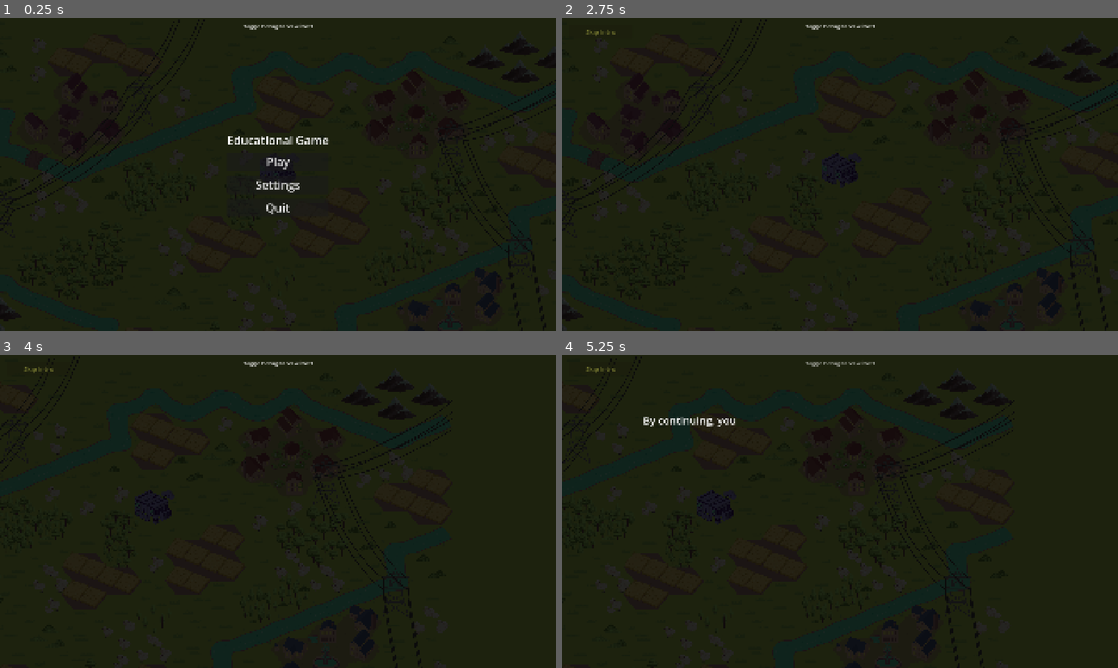
Above: before the commit, frames 1-4 (two rows, left to right).
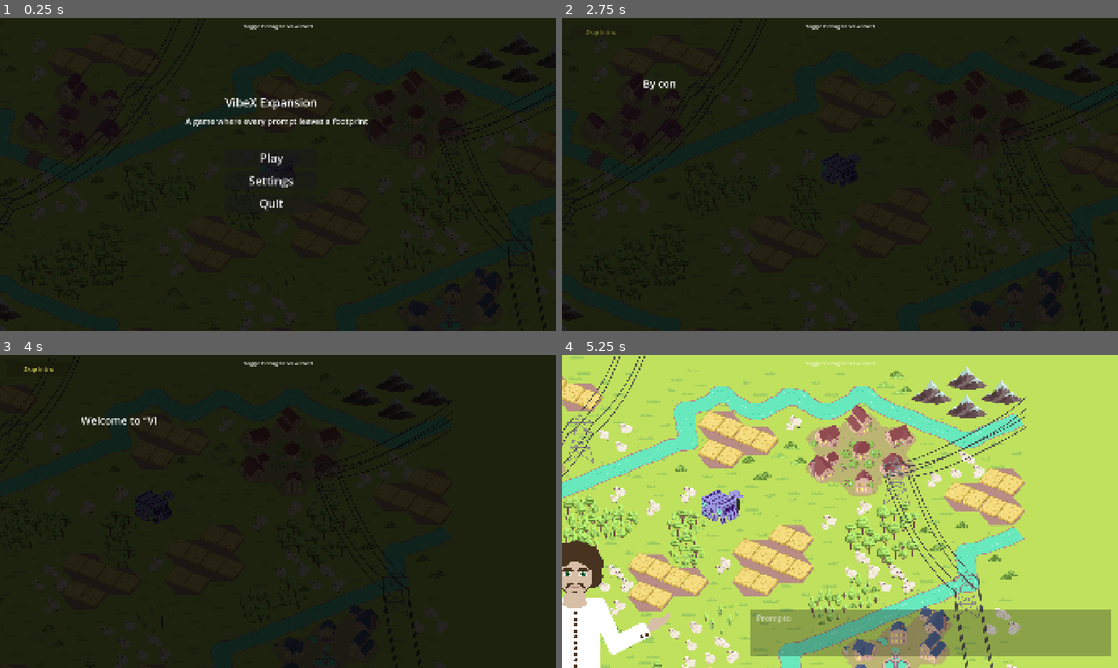
Above: after the commit, the same moments.

Repository: krishna3960/EducationTechnology
Game: Godot game, scene res://Scenes/menu.tscn
Same seed, same stepped clock (60 frames per second), same inputs: the game is played once before the commit and once after it. The engine's default icon, where the game draws it, is replaced by a stand-in: a white triangle on a blue panel in a dark square.
Inputs (mouse positions are in pixels of both pictures, inside the frame that each line leads up to):
- Up to frame 1 (0.25 s): no input
- Up to frame 2 (2.75 s): click "Settings" at 0.5 s; click "Back" at 1.25 s; click "Play" at 2 s
- Up to frame 3 (4 s): tap Enter (ui_accept) at 2.75 s; move the mouse to (400, 495) at 2.77 s; hold D (move_right) 2.78-3.5 s; hold Enter (ui_accept) 2.78-3.5 s; click (400, 495) at 2.92 s; click (266, 589) at 3.5 s, where only the run after the commit has a clickable "Continue"
- Up to frame 4 (5.25 s): click (600, 367) at 4.25 s, where only the run after the commit has a clickable "Skip Intro"; click (600, 367) at 5 s, where only the run after the commit has a clickable "Skip Intro"

The runs differ from the first frame. In frame 1, 1.5% of the frame differs, in the area x 33-67%, y 25-63%; in frame 2, less than 0.1%; in frame 3, 0.2%; in frame 4, 100%, in the area x 0-100%, y 0-100%.

Commit message:
bring back changes

Diff:
--- a/educational-game/Scenes/Stages/01_intro_stage.tscn
+++ b/educational-game/Scenes/Stages/01_intro_stage.tscn
@@ -30,31 +30,10 @@
 border_width_right = 5
 border_width_bottom = 5
 
-[sub_resource type="StyleBoxFlat" id="StyleBoxFlat_aqqes"]
-bg_color = Color(0, 0, 0, 1)
-border_width_left = 5
-border_width_top = 5
-border_width_right = 5
-border_width_bottom = 5
-
-[sub_resource type="StyleBoxFlat" id="StyleBoxFlat_tseg5"]
-bg_color = Color(1, 0, 0, 1)
-corner_radius_top_left = 70
-corner_radius_top_right = 70
-corner_radius_bottom_right = 70
-corner_radius_bottom_left = 70
-
-[sub_resource type="StyleBoxFlat" id="StyleBoxFlat_ecit4"]
-corner_radius_top_left = 70
-corner_radius_top_right = 70
-corner_radius_bottom_right = 70
-corner_radius_bottom_left = 70
-
 [node name="2TestHere" type="Node2D" unique_id=885598074]
 script = ExtResource("1_8qp1f")
 
 [node name="UILayer" type="CanvasLayer" parent="." unique_id=-2061257295]
-
 
 [node name="Control_intro" type="Control" parent="UILayer" unique_id=1903783701]
 layout_mode = 3
@@ -62,15 +41,10 @@
 offset_right = 40.0
 offset_bottom = 40.0
 
-[node name="DarkTint" type="ColorRect" parent="UILayer/Control_intro" unique_id=631610284]
-layout_mode = 1
+[node name="DarkTint" type="ColorRect" parent="UILayer" unique_id=631610284]
 anchors_preset = 15
 anchor_right = 1.0
 anchor_bottom = 1.0
-offset_left = -56.0
-offset_top = -2.0
-offset_right = 1909.0
-offset_bottom = 1048.0
 grow_horizontal = 2
 grow_vertical = 2
 mouse_filter = 2
@@ -114,6 +88,7 @@
 offset_top = 200.0
 offset_right = 1640.0
 offset_bottom = 737.0
+mouse_filter = 2
 theme_override_colors/default_color = Color(1, 1, 1, 1)
 theme_override_font_sizes/normal_font_size = 36
 
@@ -124,6 +99,7 @@
 offset_top = 200.0
 offset_right = 1640.0
 offset_bottom = 680.0
+mouse_filter = 2
 theme_override_colors/default_color = Color(1, 1, 1, 1)
 theme_override_font_sizes/normal_font_size = 36
 
@@ -151,30 +127,17 @@
 
 [node name="HintButton" type="Button" parent="CanvasLayer" unique_id=957956890]
 z_index = 30
-offset_left = 665.0
-offset_top = 431.0
-offset_right = 1237.0
-offset_bottom = 683.0
+offset_left = 1153.0
+offset_top = 524.0
+offset_right = 1890.0
+offset_bottom = 776.0
+mouse_filter = 2
 theme_override_font_sizes/font_size = 40
 theme_override_styles/normal = SubResource("StyleBoxFlat_2015y")
-theme_override_styles/hover = SubResource("StyleBoxFlat_aqqes")
-text = "Click somewhere on the screen to continue after the dialog finishes."
+disabled = true
+text = "Click anywhere on the screen to continue after the dialog finishes."
 autowrap_mode = 2
 icon_alignment = 1
 vertical_icon_alignment = 0
 
-[node name="Button" type="Button" parent="CanvasLayer/HintButton" unique_id=1772132401]
-layout_mode = 0
-offset_left = 542.0
-offset_top = -19.0
-offset_right = 589.0
-offset_bottom = 26.0
-theme_override_font_sizes/font_size = 30
-theme_override_styles/normal = SubResource("StyleBoxFlat_tseg5")
-theme_override_styles/hover = SubResource("StyleBoxFlat_ecit4")
-text = "X"
-
-[connection signal="pressed" from="UILayer/Control_intro/Button" to="." method="_button_pressed"]
-[connection signal="pressed" from="UILayer/Control_intro/UserConsentButton" to="." method="_on_user_consent_button_pressed"]
 [connection signal="pressed" from="UILayer/StartButtonHolder/Button_to_stage_1" to="." method="_start_scene_1"]
-[connection signal="pressed" from="CanvasLayer/HintButton/Button" to="." method="_on_cross_button_pressed"]
--- a/educational-game/Scenes/menu.tscn
+++ b/educational-game/Scenes/menu.tscn
@@ -33,31 +33,46 @@
 grow_horizontal = 2
 grow_vertical = 2
 
-[node name="VBoxContainer" type="VBoxContainer" parent="UILayer/CenterContainer" unique_id=145681328]
-layout_mode = 2
-theme_override_constants/separation = 16
+[node name="Node2D" type="Node2D" parent="UILayer/CenterContainer" unique_id=1566559723]
+position = Vector2(778, 264)
 
-[node name="Title" type="Label" parent="UILayer/CenterContainer/VBoxContainer" unique_id=1036657677]
-layout_mode = 2
+[node name="Title" type="Label" parent="UILayer/CenterContainer/Node2D" unique_id=1036657677]
+offset_right = 318.0
+offset_bottom = 55.0
 theme_override_font_sizes/font_size = 40
-text = "Educational Game"
+text = "VibeX Expansion"
 horizontal_alignment = 1
 
-[node name="PlayButton" type="Button" parent="UILayer/CenterContainer/VBoxContainer" unique_id=1125806759]
+[node name="subtitle" type="Label" parent="UILayer/CenterContainer/Node2D" unique_id=167058957]
+offset_left = -277.0
+offset_top = 73.0
+offset_right = 632.0
+offset_bottom = 128.0
+theme_override_font_sizes/font_size = 28
+text = "A game where every prompt leaves a footprint"
+horizontal_alignment = 1
+
+[node name="PlayButton" type="Button" parent="UILayer/CenterContainer/Node2D" unique_id=1125806759]
 custom_minimum_size = Vector2(200, 50)
-layout_mode = 2
+offset_top = 187.0
+offset_right = 318.0
+offset_bottom = 250.0
 theme_override_font_sizes/font_size = 40
 text = "Play"
 
-[node name="SettingsButton" type="Button" parent="UILayer/CenterContainer/VBoxContainer" unique_id=1558918710]
+[node name="SettingsButton" type="Button" parent="UILayer/CenterContainer/Node2D" unique_id=1558918710]
 custom_minimum_size = Vector2(200, 50)
-layout_mode = 2
+offset_top = 266.0
+offset_right = 318.0
+offset_bottom = 329.0
 theme_override_font_sizes/font_size = 40
 text = "Settings"
 
-[node name="QuitButton" type="Button" parent="UILayer/CenterContainer/VBoxContainer" unique_id=678476123]
+[node name="QuitButton" type="Button" parent="UILayer/CenterContainer/Node2D" unique_id=678476123]
 custom_minimum_size = Vector2(200, 50)
-layout_mode = 2
+offset_top = 345.0
+offset_right = 318.0
+offset_bottom = 408.0
 theme_override_font_sizes/font_size = 40
 text = "Quit"
 
@@ -106,9 +121,9 @@
 theme_override_font_sizes/font_size = 40
 text = "Back"
 
-[connection signal="pressed" from="UILayer/CenterContainer/VBoxContainer/PlayButton" to="." method="_on_play_pressed"]
-[connection signal="pressed" from="UILayer/CenterContainer/VBoxContainer/SettingsButton" to="." method="_on_settings_pressed"]
-[connection signal="pressed" from="UILayer/CenterContainer/VBoxContainer/QuitButton" to="." method="_on_quit_pressed"]
+[connection signal="pressed" from="UILayer/CenterContainer/Node2D/PlayButton" to="." method="_on_play_pressed"]
+[connection signal="pressed" from="UILayer/CenterContainer/Node2D/SettingsButton" to="." method="_on_settings_pressed"]
+[connection signal="pressed" from="UILayer/CenterContainer/Node2D/QuitButton" to="." method="_on_quit_pressed"]
 [connection signal="pressed" from="UILayer/CenterContainer/SettingsPanel/VBox/SkipRow/FalseButton" to="." method="_on_skip_false"]
 [connection signal="pressed" from="UILayer/CenterContainer/SettingsPanel/VBox/SkipRow/TrueButton" to="." method="_on_skip_true"]
 [connection signal="pressed" from="UILayer/CenterContainer/SettingsPanel/VBox/BackButton" to="." method="_on_settings_back_pressed"]
--- a/educational-game/Scripts/classroom.gd
+++ b/educational-game/Scripts/classroom.gd
@@ -5,7 +5,7 @@
 
 signal exit_requested
 
-@export var speed: float = 0.05
+@export var speed: float = 0.025
 
 var full_text_1: String = "Welcome to Mrs. Susan's lecture on using AI sustainably!\n\nAre you excited?"
 var full_text_2: String = "Larger, more complex prompts use lot of resources.\n\nSo please be mindful of what you ask.\n\nLet's work through some examples together!"
--- a/educational-game/Scripts/dialogue/dialogue_box.gd
+++ b/educational-game/Scripts/dialogue/dialogue_box.gd
@@ -13,7 +13,7 @@
 const _ENTER_DURATION: float = 0.35
 const _EXIT_DURATION: float = 0.25
 const _ENTER_SLIDE_OFFSET: float = -800.0
-const _POST_ENTRANCE_DELAY: float = 0.25
+const _POST_ENTRANCE_DELAY: float = 0.0
 
 const _DEBUG_DEFAULT_PORTRAIT: Texture2D = preload("res://icon.svg")
 const _DEBUG_DEFAULT_TEXT: String = "Bla Bla Bla Bla Bla Bla Bla Bla Bla Bla Bla Bla Bla Bla Bla"
@@ -141,22 +141,34 @@
 	if _active:
 		_close()
 
-# Left-click or ui_accept skips to the end of typewriter animation, or dismisses the dialog if already finished (when auto_close is true).
+func _input(event: InputEvent) -> void:
+	if not _active or not _auto_close:
+		return
+	if _handle_advance(event):
+		get_viewport().set_input_as_handled()
+
+
 func _unhandled_input(event: InputEvent) -> void:
-	if not _active:
-		return
+	if not _active or _auto_close:
+		return
+	if _handle_advance(event):
+		get_viewport().set_input_as_handled()
+
+
+# Returns true if the event triggered an advance (skip typing or close).
+func _handle_advance(event: InputEvent) -> bool:
 	var is_left_click: bool = event is InputEventMouseButton \
 		and event.pressed \
 		and (event as InputEventMouseButton).button_index == MOUSE_BUTTON_LEFT
-	var advance: bool = is_left_click or event.is_action_pressed("ui_accept")
-	if not advance:
-		return
+	if not (is_left_click or event.is_action_pressed("ui_accept")):
+		return false
 	if _typing:
-		get_viewport().set_input_as_handled()
 		_finish_typing()
+		return true
 	elif _auto_close:
-		get_viewport().set_input_as_handled()
 		_close()
+		return true
+	return false
 
 ## Skip to the end of the typewriter effect.
 func _finish_typing() -> void:
--- a/educational-game/Scripts/dialogue/dialogue_options.gd
+++ b/educational-game/Scripts/dialogue/dialogue_options.gd
@@ -2,7 +2,7 @@
 class_name DialogueOptions
 extends Resource
 
-const DEFAULT_CHARS_PER_SEC: float = 15.0
+const DEFAULT_CHARS_PER_SEC: float = 30.0
 
 @export var chars_per_sec: float = DEFAULT_CHARS_PER_SEC
 @export var dim: bool = false
--- a/educational-game/Scripts/energyscene.gd
+++ b/educational-game/Scripts/energyscene.gd
@@ -281,7 +281,7 @@
 		if _ui_canvas:
 			_ui_canvas.queue_free()
 			_ui_canvas = null
-		_stage_end()
+		finished.emit()
 	)
 
 func _fade_clump(polys: Array, target_alpha: float) -> void:
--- a/educational-game/Scripts/managers/stage_manager.gd
+++ b/educational-game/Scripts/managers/stage_manager.gd
@@ -17,7 +17,6 @@
 var _skip_btn: Button
 const _SKIP_TARGETS: Array = [
 	{"label": "Skip Intro", "stage_name": "1_land_choice_stage"},
-	{"label": "Skip to Classroom", "stage_name": "04_classroom_tscn"},
 ]
 var _skip_index: int = 0
 
@@ -47,8 +46,11 @@
 	_skip_btn.pressed.connect(_on_skip_pressed)
 
 func _process(_delta: float) -> void:
-	if _skip_btn != null and _skip_btn.disabled and GameState.user_consented:
+	if _skip_btn != null and _skip_btn.disabled and _can_skip_now():
 		_skip_btn.disabled = false
+
+func _can_skip_now() -> bool:
+	return GameState.user_consented
 
 func _on_skip_pressed() -> void:
 	if _skip_index >= _SKIP_TARGETS.size():
--- a/educational-game/Scripts/menu.gd
+++ b/educational-game/Scripts/menu.gd
@@ -53,14 +53,14 @@
 
 func _on_settings_pressed() -> void:
 	MusicManager.play_sfx(_SFX_CYCLE)
-	$UILayer/CenterContainer/VBoxContainer.visible = false
+	$UILayer/CenterContainer/Node2D.visible = false
 	$UILayer/CenterContainer/SettingsPanel.visible = true
 	_update_skip_buttons()
 
 func _on_settings_back_pressed() -> void:
 	MusicManager.play_sfx(_SFX_CYCLE)
 	$UILayer/CenterContainer/SettingsPanel.visible = false
-	$UILayer/CenterContainer/VBoxContainer.visible = true
+	$UILayer/CenterContainer/Node2D.visible = true
 
 func _on_skip_false() -> void:
 	GameState.skip_scenes_enabled = false
--- a/educational-game/Scripts/stages/01_intro_stage.gd
+++ b/educational-game/Scripts/stages/01_intro_stage.gd
@@ -1,6 +1,6 @@
 extends Stage
 
-@export var speed: float = 0.06
+@export var speed: float = 0.025
 @export var _SPEAKER: String = "Prompto"
 @export var full_text_1: String =  "Welcome to “VibeX”. You are the CEO of the AI datacenter company VibeX, responsible …(186 unchanged characters)…
 const _PORTRAIT: Texture2D = preload("res://Assets/scene_png/assistant_v1.png")
@@ -12,17 +12,6 @@
 @export var _text_observation_demand_increase: String = "I monitor AI demand across the region. Recently, I detected a dramatic increase in requests coming from all three villages. Our current infrastructure can no longer keep up with demand. If we do nothing, requests will fail."
 @export var _text_user_consent: String = "By continuing, you consent to the collection of interaction data, including clicks and in-game actions, for analytical purposes."
 
-var can_continue := false
-
-var label: RichTextLabel
-var label1 : RichTextLabel
-var current_index := 0
-var current_index_1 := 0
-var timer: Timer
-var timer1: Timer
-
-var show_hint : bool = true
-
 # Camera slides to these cells during the intro sequence.
 const _PONTIA_CELL: Vector2i = Vector2i(-3, -2)
 const _PETALIA_CELL: Vector2i = Vector2i(7, -2)
@@ -30,58 +19,74 @@
 const _OVERVIEW_CELL: Vector2i = Vector2i(3, 0)
 
 const _CAM_OVERVIEW_ZOOM: Vector2 = Vector2(0.4, 0.4)
-# Target zoom when focusing on a specific village or the datacenter.
 const _CAM_REGION_ZOOM: Vector2 = Vector2(0.48, 0.48)
+const _CAM_PAN_DURATION: float = 1.0
+const _PRE_PAN_DELAY: float = 1.0
+const _HINT_DELAY: float = 10.0
 
-const _CAM_PAN_DURATION: float = 1.0
-const _PRE_PAN_DELAY: float = 0.6
+# Set by _input while the consent/welcome typewriter runs — _run_typewriter
+# polls this each tick and bails out to the end of the text when true.
+var _typing_skip_requested: bool = false
+# True while one of the in-page typewriters is running; lets _input only fire
+# the skip logic during those phases.
+var _typing_active: bool = false
+# Used by _show_dialogue_step to surface the hint a single time.
+var _hint_shown: bool = false
+
 
 func _stage_start() -> void:
-	#print("hello, now we are in stage 2")
+	# Page nodes the player will see (and the ones we keep hidden for later).
+	var consent_label: RichTextLabel = get_node("UILayer/Control_intro/UserConsentLabel")
+	var consent_button: Button = get_node("UILayer/Control_intro/UserConsentButton")
+	var welcome_label: RichTextLabel = get_node("UILayer/Control_intro/RichTextLabel")
+	var welcome_button: Button = get_node("UILayer/Control_intro/Button")
+	var dark_tint: Control = get_node("UILayer/DarkTint")
 
-	label1 = get_node("UILayer/Control_intro/UserConsentLabel")
-	label1.clear()
-
-
-	get_node("UILayer/Control_intro/Button").visible = false
+	consent_label.clear()
+	welcome_label.clear()
+	welcome_label.visible = false
+	consent_button.visible = false
+	welcome_button.visible = false
 	get_node("UILayer/StartButtonHolder").visible = false
-	get_node("UILayer/Control_intro/UserConsentButton").visible = false
 	get_node("CanvasLayer/HintButton").visible = false
 
-	timer = Timer.new()
-	add_child(timer)
+	# ----- Consent page -----
+	await _run_typewriter(consent_label, _text_user_consent)
+	consent_button.visible = true
+	await consent_button.pressed
+	GameState.user_consented = true
+	consent_button.hide()
+	consent_label.hide()
 
-	timer.wait_time = speed
-	timer.timeout.connect(func(): current_index = _show_next_char(_text_user_consent, "UILayer/Control_intro/UserConsentButton", label1, timer, current_index))
-	#timer.timeout.connect(_show_next_char.bind(full_text_1, "UILayer/Control_intro/Button"))
+	# ----- Welcome page -----
+	welcome_label.visible = true
+	await _run_typewriter(welcome_label, full_text_1)
+	welcome_button.visible = true
+	await welcome_button.pressed
+	welcome_button.hide()
+	welcome_label.hide()
+	dark_tint.hide()
 
-	await get_tree().create_timer(1.5).timeout
-
-	timer.start()
-
-
-func _button_pressed():
-	get_node("UILayer/Control_intro/Button").hide()
-	get_node("UILayer/Control_intro/RichTextLabel").hide()
-	get_node("UILayer/Control_intro/DarkTint").hide()
+	# ----- Region dialogues -----
 	start_conversation()
 
 
-func _on_user_consent_button_pressed() -> void:
-	GameState.user_consented = true
-	label = get_node("UILayer/Control_intro/RichTextLabel")
-
-	label.clear()
-	get_node("UILayer/Control_intro/UserConsentButton").hide()
-	get_node("UILayer/Control_intro/UserConsentLabel").hide()
-	timer1 = Timer.new()
-	timer1.wait_time = speed
-	add_child(timer1)
-	timer1.timeout.connect(func(): current_index_1 = _show_next_char(full_text_1, "UILayer/Control_intro/Button", label, timer1, current_index_1))
-
-	await get_tree().create_timer(1.5).timeout
-
-	timer1.start()
+## Types `full_text` into `target_label` one character at a time, awaiting `speed`
+## seconds per char. Returns once the full text is on screen. Sets
+## `_typing_active = true` while running so _input can fast-forward via the
+## `_typing_skip_requested` flag.
+func _run_typewriter(target_label: RichTextLabel, full_text: String) -> void:
+	target_label.clear()
+	_typing_active = true
+	_typing_skip_requested = false
+	for i in full_text.length():
+		if _typing_skip_requested:
+			target_label.clear()
+			target_label.append_text(full_text)
+			break
+		target_label.append_text(full_text.substr(i, 1))
+		await get_tree().create_timer(speed).timeout
+	_typing_active = false
 
 
 func _pan_camera_to_cell(cell: Vector2i, target_zoom: Vector2, duration: float = _CAM_PAN_DURATION) -> void:
@@ -90,10 +95,8 @@
 		return
 	var target_pos: Vector2 = MapLayer.main.map_to_local(cell)
 	var t := create_tween().set_parallel(true).set_trans(Tween.TRANS_SINE).set_ease(Tween.EASE_IN_OUT)
-	print("target pos is ", target_pos)
 	t.tween_property(camera, "position", target_pos, duration)
 	t.tween_property(camera, "zoom", target_zoom, duration)
-
 
 
 func _show_dialogue_step(text: String) -> void:
@@ -102,11 +105,16 @@
 	opts.auto_close = true
 	Dialogue.show_dialogue(_PORTRAIT, _SPEAKER, text, opts)
 	await Dialogue.on_close
+	# The hint disappears when the player dismisses the dialogue
+	var hint_to_hide := get_node_or_null("CanvasLayer/HintButton")
+	if hint_to_hide and hint_to_hide.visible:
+		hint_to_hide.hide()
 
 
-## Wait some time, then pan the camera to the specified cell and show a dialogue step.
+## Wait `_PRE_PAN_DELAY` seconds, then pan the camera to the specified cell and show a dialogue step. The wait lets the previous dialogue's view sit a moment before the next pan starts.
 func _pan_then_show(cell: Vector2i, zoom: Vector2, text: String) -> void:
-	await get_tree().create_timer(_PRE_PAN_DELAY).timeout
+	if _PRE_PAN_DELAY > 0.0:
+		await get_tree().create_timer(_PRE_PAN_DELAY).timeout
 	_pan_camera_to_cell(cell, zoom)
 	await _show_dialogue_step(text)
 
@@ -119,6 +127,22 @@
 	await _pan_then_show(MapLayer.DEFAULT_CAMERA_CELL, _CAM_REGION_ZOOM, _text_show_datacenter)
 	await _pan_then_show(_OVERVIEW_CELL, _CAM_OVERVIEW_ZOOM, _text_observation_demand_increase)
 	finished.emit()
+
+
+## Left-click or ui_accept fast-forwards the consent/welcome typewriter
+## if one is running. The Dialogue autoload handles its own click-to-skip
+## for the region dialogues. The click-anywhere hint is dismissed inside
+## _show_dialogue_step when the dialogue is actually closed, not on every click.
+func _input(event: InputEvent) -> void:
+	if not _typing_active:
+		return
+	var is_left_click: bool = event is InputEventMouseButton \
+		and event.pressed \
+		and (event as InputEventMouseButton).button_index == MOUSE_BUTTON_LEFT
+	if is_left_click or event.is_action_pressed("ui_accept"):
+		get_viewport().set_input_as_handled()
+		_typing_skip_requested = true
+
 
 func _start_scene_1():
 	finished.emit()
--- a/educational-game/Scripts/stages/4_stage.gd
+++ b/educational-game/Scripts/stages/4_stage.gd
@@ -416,4 +416,3 @@
 		Dialogue.on_typewriter_done.disconnect(_show_choices)
 	Dialogue.dismiss()
 	Newspaper.dismiss()
-	finished.emit()
Not shown, changed: website/educational-game-website/app/page.tsx
